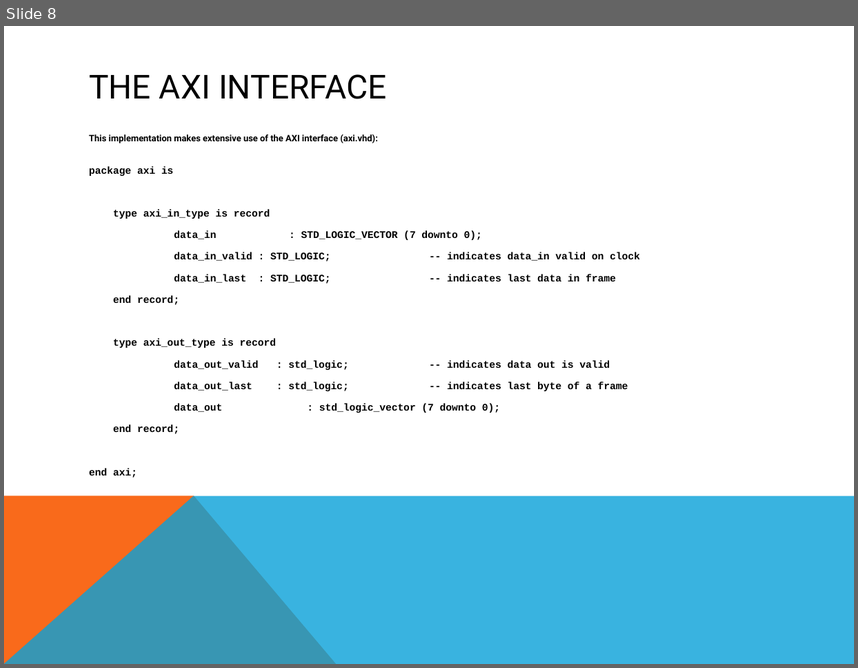
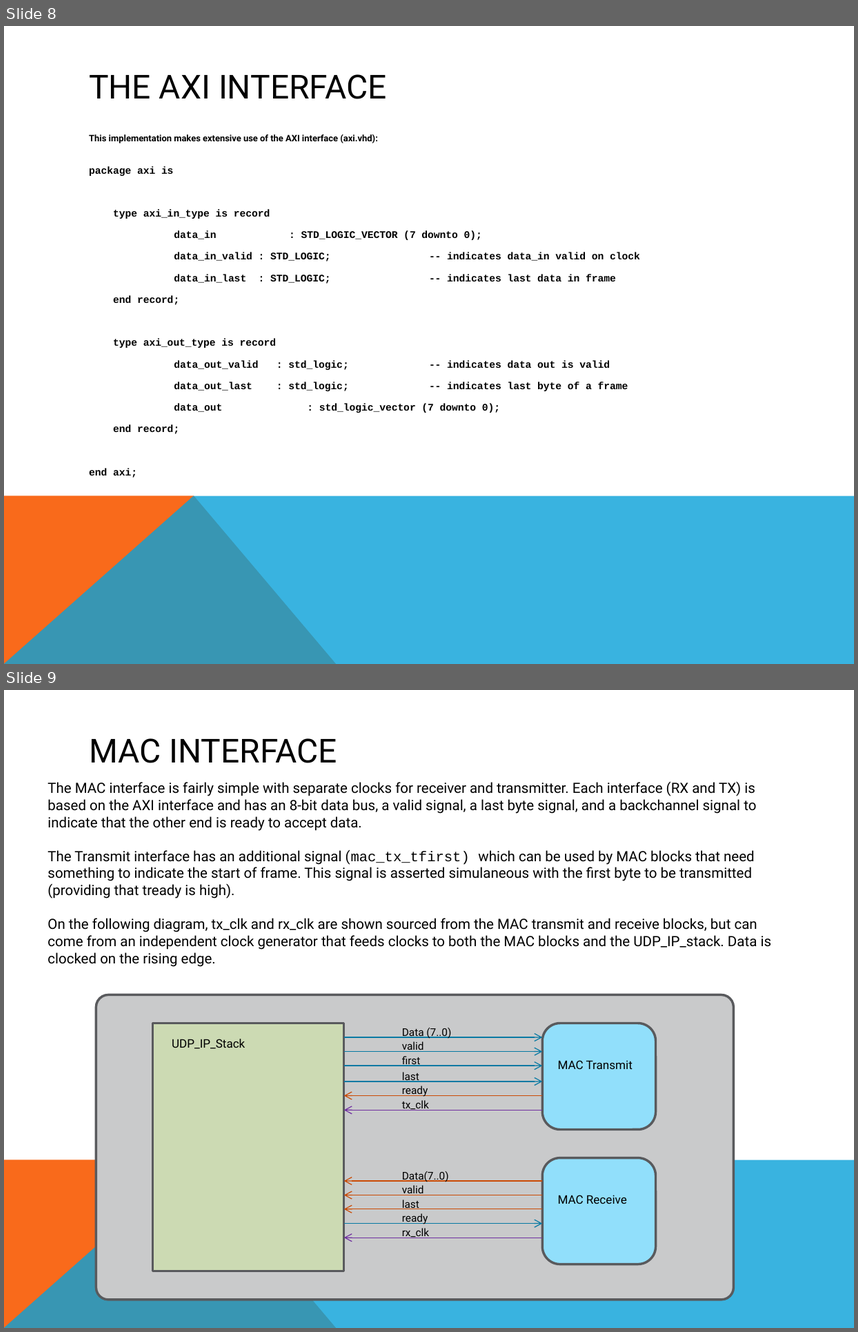
Before and after one commit to freecores/udp_ip_stack, a slide deck: doc/src/UDP_IP_Stack.pptx. Shown one above the other, each under a label of ours: slide 8 before the commit, slides 8 and 9 after it. The pictures are 858x668 and 858x1332 pixels, drawn with LibreOffice and Linux fonts; fonts in the diff are those of the drawing. Boxes give left, top, right and bottom in pixels: in the first picture for what was removed or moved away, otherwise in the second. Text is boxed around its words. In the diff, an @@ line names an element or a change of style, - is before the commit and + after.

Commit message:
Added mac_tx_tfirst output to assist coupling to MAC layers that require a start of frame indication.

```diff
--- a/doc/src/UDP_IP_Stack.pptx
+++ b/doc/src/UDP_IP_Stack.pptx
@@ slide 9 added at (4,690,854,1328), background #FFFFFF; not listed: 2 template elements that a slide beside it also shows @@
@@ title added at (89,738,337,763), 28 pt, text #000000 @@
+MAC INTERFACE
@@ text added at (47,781,772,967), 12 pt, text #000000 @@
+The MAC interface is fairly simple with separate clocks for receiver and transmitter. Each interface (RX and TX) is based on the AXI interface and has an 8-bit data bus, a valid signal, a last byte signal, and a backchannel signal to indicate that the other end is ready to accept data.
+The Transmit interface has an additional signal (mac_tx_tfirst) which can be used by MAC blocks that need something to indicate the start of frame. This signal is asserted simulaneous with the first byte to be transmitted (providing that tready is high).
+On the following diagram, tx_clk and rx_clk are shown sourced from the MAC transmit and receive blocks, but can come from an independent clock generator that feeds clocks to both the MAC blocks and the UDP_IP_stack. Data is clocked on the rising edge.
@@ rounded rectangle added at (96,994,733,1299), fill #C9CACB, outline #5A5B5D 2 pt @@
@@ rectangle added at (153,1023,344,1272), fill #CCDAB3, outline #5A5B5D 2 pt @@
@@ text added at (172,1038,245,1049), 10 pt, text #000000 @@
+UDP_IP_Stack
@@ arrow added from (344, 1037) to (542, 1037), #0679A3 0.75 pt @@
@@ text added at (402,1027,451,1038), 9 pt, text #000000 @@
+Data (7..0)
@@ text added at (402,1041,424,1052), 9 pt, text #000000 @@
+valid
@@ rounded rectangle added at (542,1023,655,1130), fill #91DFFB, outline #5A5B5D 2 pt @@
@@ arrow added from (344, 1052) to (542, 1052), #0679A3 0.75 pt @@
@@ text added at (402,1056,421,1066), 9 pt, text #000000 @@
+first
@@ text added at (558,1060,633,1069), 10 pt, text #000000 @@
+MAC Transmit
@@ arrow added from (344, 1066) to (542, 1066), #0679A3 0.75 pt @@
@@ arrow added from (344, 1081) to (542, 1081), #0679A3 0.75 pt @@
@@ text added at (402,1072,419,1082), 9 pt, text #000000 @@
+last
@@ arrow added from (542, 1096) to (344, 1096), #CA4B05 0.75 pt @@
@@ text added at (402,1085,428,1096), 9 pt, text #000000 @@
+ready
@@ text added at (402,1100,429,1110), 9 pt, text #000000 @@
+tx_clk
@@ arrow added from (542, 1110) to (344, 1110), #7030A0 0.75 pt @@
@@ rounded rectangle added at (542,1158,655,1264), fill #91DFFB, outline #5A5B5D 2 pt @@
@@ arrow added from (542, 1181) to (344, 1181), #CA4B05 0.75 pt @@
@@ text added at (402,1171,449,1181), 9 pt, text #000000 @@
+Data(7..0)
@@ text added at (402,1185,424,1195), 9 pt, text #000000 @@
+valid
@@ arrow added from (542, 1195) to (344, 1195), #CA4B05 0.75 pt @@
@@ text added at (402,1199,419,1209), 9 pt, text #000000 @@
+last
@@ text added at (558,1194,627,1203), 10 pt, text #000000 @@
+MAC Receive
@@ arrow added from (542, 1209) to (344, 1209), #CA4B05 0.75 pt @@
@@ arrow added from (344, 1223) to (542, 1223), #0679A3 0.75 pt @@
@@ text added at (402,1213,428,1224), 9 pt, text #000000 @@
+ready
@@ text added at (402,1228,429,1238), 9 pt, text #000000 @@
+rx_clk
@@ arrow added from (542, 1237) to (344, 1237), #7030A0 0.75 pt @@
```
Also in this commit, not shown: 3 slides changed, 14 other files.
